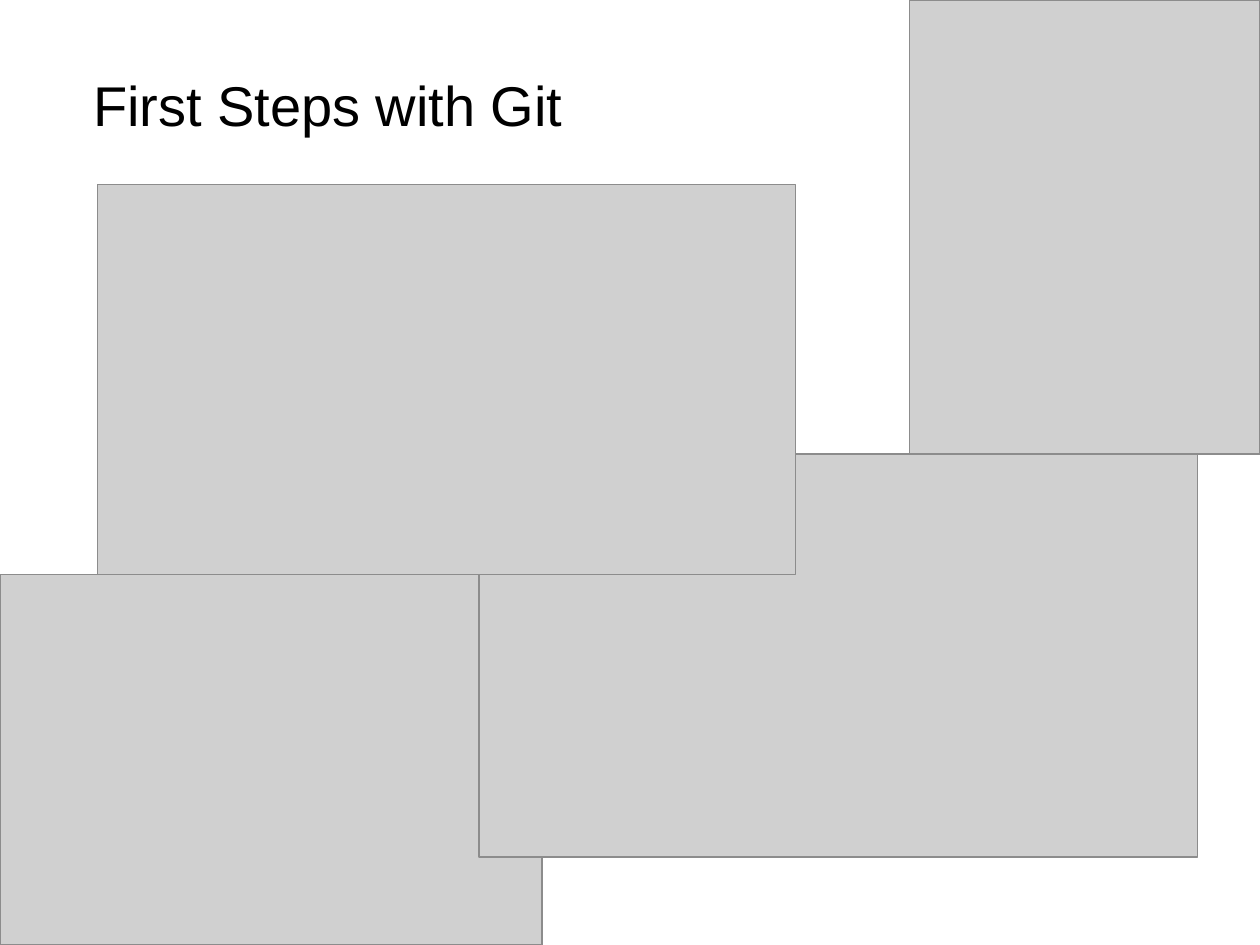
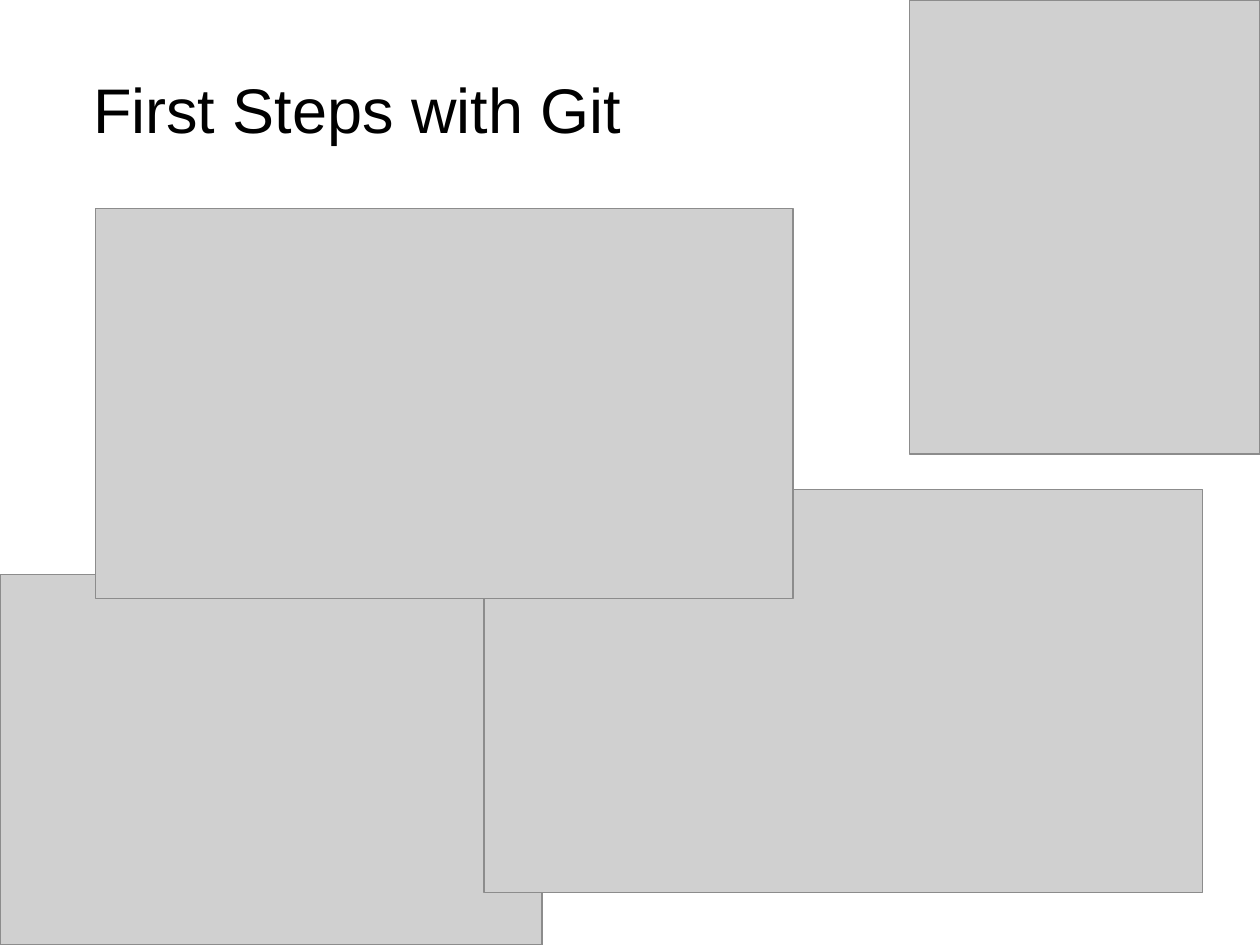
Before and after one commit to NCKU-BDA-2020/TA_Git_GitHub, a slide deck: slide 9 of TA_Class_III.pptx. Drawn at 1260x945 pixels with LibreOffice and Linux fonts; fonts in the diff are those of the drawing; grey boxes stand for pictures. Boxes give left, top, right and bottom in pixels: in the first picture for what was removed or moved away, otherwise in the second. Text is boxed around its words. In the diff, an @@ line names an element or a change of style, - is before the commit and + after.

```diff
--- a/TA_Class_III.pptx
+++ b/TA_Class_III.pptx
@@ text "First Steps with Git" at box(93, 87, 621, 144): size 32 to 36 pt @@
@@ picture: place and size @@
-picture at box(97, 185, 795, 575)
+picture at box(96, 208, 794, 597)
@@ picture: place and size @@
-picture at box(479, 454, 1197, 857)
+picture at box(484, 489, 1202, 892)
```
Also in this commit, not shown: 10 other slides changed, 15 slides added.
